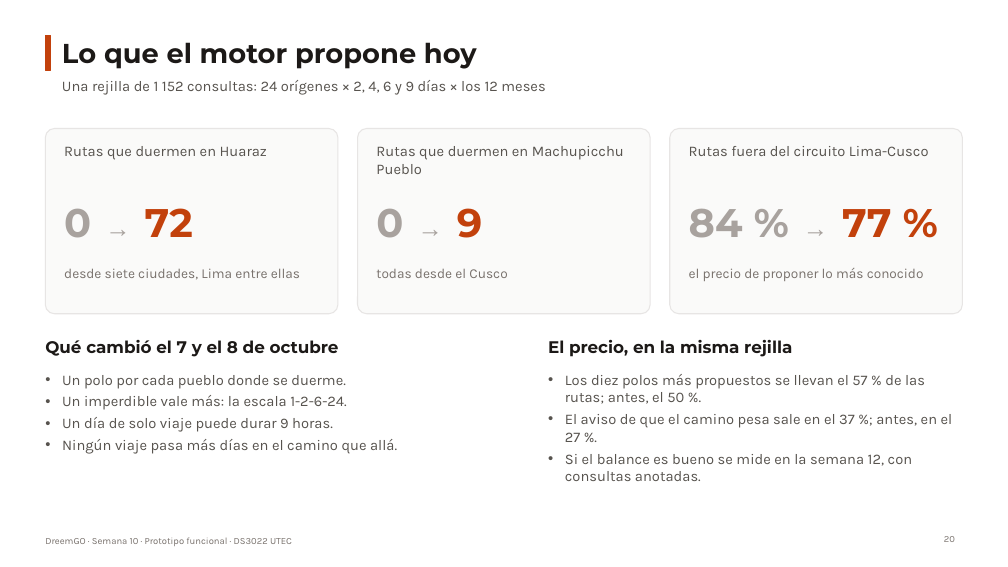
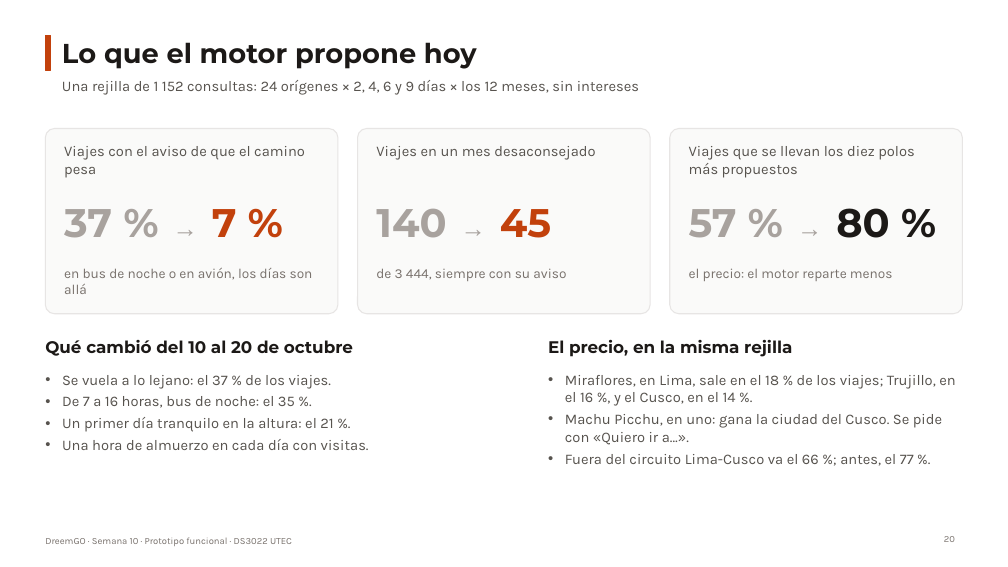
Before and after one commit to oswaldoaqm/Alejandros-Team, a slide deck: slide 20 of deliveries/week10/PresentationWeek10.pptx. Drawn at 1008x567 pixels with LibreOffice and Linux fonts; fonts in the diff are those of the drawing. Boxes give left, top, right and bottom in pixels: in the first picture for what was removed or moved away, otherwise in the second. Text is boxed around its words. In the diff, an @@ line names an element or a change of style, - is before the commit and + after.

Commit message:
docs(week10): la presentacion del 21 de octubre, con la revision del profesor

```diff
--- a/deliveries/week10/PresentationWeek10.pptx
+++ b/deliveries/week10/PresentationWeek10.pptx
@@ text at [62,80,639,95]: text changed @@
-Una rejilla de 1 152 consultas: 24 orígenes × 2, 4, 6 y 9 días × los 12 meses
+Una rejilla de 1 152 consultas: 24 orígenes × 2, 4, 6 y 9 días × los 12 meses, sin intereses
@@ text at [64,146,305,178]: text changed @@
-Rutas que duermen en Huaraz
+Viajes con el aviso de que el camino pesa
@@ text at [376,146,595,160]: text changed @@
-Rutas que duermen en Machupicchu Pueblo
+Viajes en un mes desaconsejado
@@ text at [689,146,915,178]: text changed @@
-Rutas fuera del circuito Lima-Cusco
+Viajes que se llevan los diez polos más propuestos
@@ text at [64,209,237,238]: text changed @@
-0 → 72
+37 % → 7 %
@@ text at [376,209,551,238]: text changed @@
-0 → 9
+140 → 45
@@ text at [689,208,889,238]: text changed @@
-84 % → 77 %
+57 % → 80 %
@@ text at [64,268,313,294]: text changed @@
-desde siete ciudades, Lima entre ellas
+en bus de noche o en avión, los días son allá
@@ text at [376,268,566,281]: text changed @@
-todas desde el Cusco
+de 3 444, siempre con su aviso
@@ text at [689,268,893,281]: text changed @@
-el precio de proponer lo más conocido
+el precio: el motor reparte menos
@@ text at [45,340,353,356]: text changed @@
-Qué cambió el 7 y el 8 de octubre
+Qué cambió del 10 al 20 de octubre
@@ text at [62,375,369,450]: text changed @@
-• Un polo por cada pueblo donde se duerme.
-• Un imperdible vale más: la escala 1-2-6-24.
-• Un día de solo viaje puede durar 9 horas.
-• Ningún viaje pasa más días en el camino que allá.
+• Se vuela a lo lejano: el 37 % de los viajes.
+• De 7 a 16 horas, bus de noche: el 35 %.
+• Un primer día tranquilo en la altura: el 21 %.
+• Una hora de almuerzo en cada día con visitas.
@@ text at [565,375,955,466]: text changed @@
-• Los diez polos más propuestos se llevan el 57 % de las rutas; antes, el 50 %.
-• El aviso de que el camino pesa sale en el 37 %; antes, en el 27 %.
-• Si el balance es bueno se mide en la semana 12, con consultas anotadas.
+• Miraflores, en Lima, sale en el 18 % de los viajes; Trujillo, en el 16 %, y el Cusco, en el 14 %.
+• Machu Picchu, en uno: gana la ciudad del Cusco. Se pide con «Quiero ir a…».
+• Fuera del circuito Lima-Cusco va el 66 %; antes, el 77 %.
```
Also in this commit, not shown: 17 other slides changed, 2 slides added, 1 slide removed, 1 other file.
